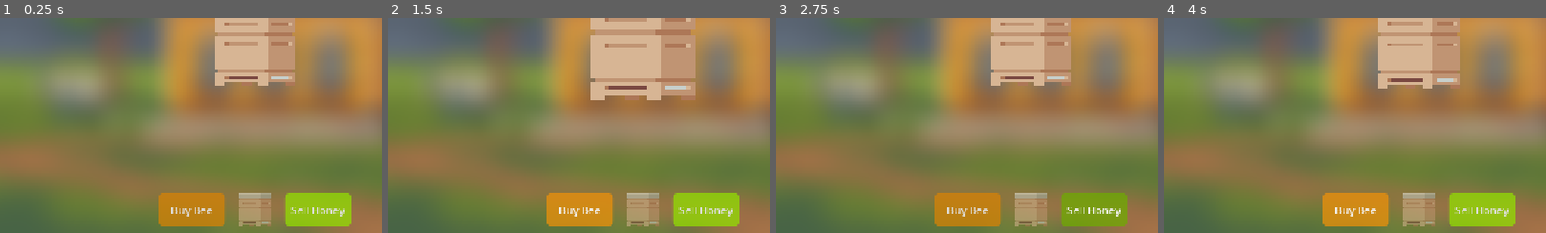
Above: before the commit, frames 1-4 (left to right).
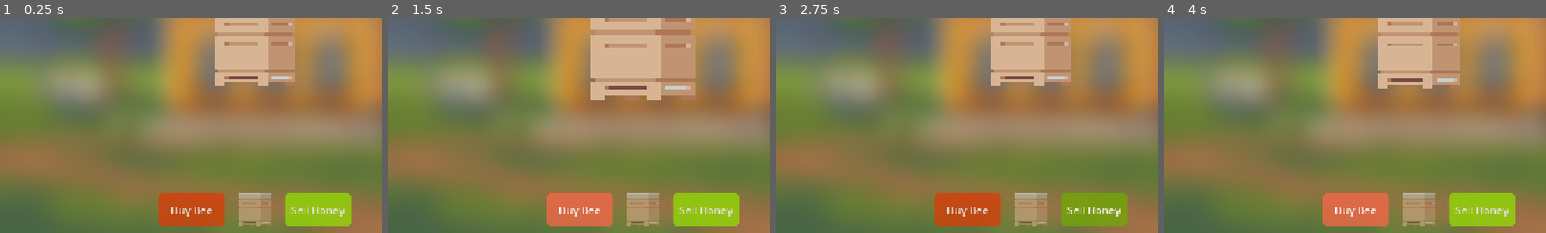
Above: after the commit, the same moments.

Repository: IceForBaking/beehiveDemo
Game: Godot game, scene res://scenes/world.tscn
Same seed, same stepped clock (60 frames per second), same inputs: the game is played once before the commit and once after it.
Inputs (mouse positions are % of the whole screen's width and height, from its top left):
- Up to frame 1 (0.25 s): no input
- Up to frame 2 (1.5 s): click (50, 55) at 0.5 s; click "Buy Bee" at 1.25 s
- Up to frame 3 (2.75 s): click "Sell Honey" at 2 s
- Up to frame 4 (4 s): click (50, 55) at 2.75 s; click "Buy Bee" at 3.5 s
The pictures show only the part of the screen within x 17-67%, y 50-100%; the shares and areas given below are measured in that part.

The runs differ from the first frame. In frame 1, 2.5% of the frame differs, in the area x 41-59%, y 81-97%; in frame 2, 2.5%; in frame 3, 2.5%; in frame 4, 2.5%.

Commit message:
add bee sound and and other fixes

Diff:
--- a/scenes/bee.gd
+++ b/scenes/bee.gd
@@ -6,6 +6,9 @@
 var b_size := randf_range(-100, 100)
 var center := Vector2()
 var update_from_bee := 1
+
+func _ready() -> void:
+	$AudioStreamPlayer2D.pitch_scale = randf_range(0.5, 1.2)
 
 func _process(delta):
 	randomize()
--- a/scenes/bee.tscn
+++ b/scenes/bee.tscn
@@ -1,7 +1,8 @@
-[gd_scene load_steps=5 format=3 uid="uid://mo4hdvyu6uif"]
+[gd_scene load_steps=6 format=3 uid="uid://mo4hdvyu6uif"]
 
 [ext_resource type="Texture2D" uid="uid://1pboqukeka4e" path="res://assets/beekeepin-set-transparent.png" id="1_1q2x0"]
 [ext_resource type="Script" uid="uid://mhjbpircv637" path="res://scenes/bee.gd" id="1_ogg2i"]
+[ext_resource type="AudioStream" uid="uid://bc7tt27fure5p" path="res://sounds/Bee-noise.mp3" id="3_ogg2i"]
 
 [sub_resource type="AtlasTexture" id="AtlasTexture_vie5o"]
 atlas = ExtResource("1_1q2x0")
@@ -22,4 +23,15 @@
 [node name="Timer" type="Timer" parent="."]
 autostart = true
 
+[node name="AudioStreamPlayer2D" type="AudioStreamPlayer2D" parent="."]
+stream = ExtResource("3_ogg2i")
+volume_db = -20.05
+pitch_scale = 0.5
+autoplay = true
+max_distance = 150.0
+attenuation = 1.8660663
+
+[node name="AudioListener2D" type="AudioListener2D" parent="."]
+current = true
+
 [connection signal="timeout" from="Timer" to="." method="_on_timer_timeout"]
--- a/scenes/beehive_container.gd
+++ b/scenes/beehive_container.gd
@@ -13,7 +13,8 @@
 	get_parent().add_child(bee)
 
 func _on_shop_beehive_beehive_spawn() -> void:
-	var beehive = beehive_scene.instantiate()
-	add_child(beehive)
-	Globals.beehive_update(beehive_update)
-	Globals.bee_update(Globals.RESET_BEE_COUNT)
+	if Globals.beehive != Globals.max_beehive:
+		var beehive = beehive_scene.instantiate()
+		add_child(beehive)
+		Globals.beehive_update(beehive_update)
+		Globals.bee_update(Globals.RESET_BEE_COUNT)
--- a/scenes/beehive_shop.gd
+++ b/scenes/beehive_shop.gd
@@ -32,5 +32,7 @@
 	if Globals.beehive == Globals.max_beehive:
 		if Globals.current_bee >= Globals.max_bee:
 			buy_bee_button.disabled = true
+		else:
+			buy_bee_button.disabled = false
 	elif Globals.current_bee < Globals.max_bee:
 		buy_bee_button.disabled = false
--- a/scenes/shop_beehive.gd
+++ b/scenes/shop_beehive.gd
@@ -23,7 +23,7 @@
 		BUY_STATE.ACTIVE:
 			modulate = Color("ffffff")
 
-	if Globals.current_bee >= Globals.max_bee:
+	if Globals.current_bee >= Globals.max_bee and Globals.beehive < Globals.max_beehive:
 		current_state = BUY_STATE.ACTIVE
 	else:
 		current_state = BUY_STATE.NOT_ACTIVE
@@ -50,7 +50,7 @@
 
 func _on_gui_input(event: InputEvent) -> void:
 
-	if is_used == true and Globals.current_bee >= Globals.max_bee:
+	if is_used == true and Globals.current_bee >= Globals.max_bee and Globals.beehive != Globals.max_beehive:
 
 		if event is InputEventMouseButton:
 
--- a/scenes/world.tscn
+++ b/scenes/world.tscn
@@ -34,21 +34,21 @@
 region = Rect2(218.73029, 104.21019, 147.77927, 111.1449)
 
 [sub_resource type="StyleBoxFlat" id="StyleBoxFlat_w7kh3"]
-bg_color = Color(0.847059, 0.509804, 0.0156863, 0.729412)
+bg_color = Color(0.8698677, 0.22287267, 0.017581971, 0.7294118)
 corner_radius_top_left = 7
 corner_radius_top_right = 7
 corner_radius_bottom_right = 7
 corner_radius_bottom_left = 7
 
 [sub_resource type="StyleBoxFlat" id="StyleBoxFlat_e3hyu"]
-bg_color = Color(0.847059, 0.431373, 0.0941176, 0.729412)
+bg_color = Color(0.87058824, 0.22352941, 0.015686275, 0.7294118)
 corner_radius_top_left = 7
 corner_radius_top_right = 7
 corner_radius_bottom_right = 7
 corner_radius_bottom_left = 7
 
 [sub_resource type="StyleBoxFlat" id="StyleBoxFlat_7r4gi"]
-bg_color = Color(0.937164, 0.567469, 0.0349699, 0.729412)
+bg_color = Color(0.99656504, 0.39562154, 0.2874455, 0.7294118)
 corner_radius_top_left = 7
 corner_radius_top_right = 7
 corner_radius_bottom_right = 7
Not shown, added: sounds/Bee-noise (mp3cut.net).mp3.import
Not shown, added: sounds/Bee-noise.mp3.import
Not shown, added: sounds/Bee-noise (mp3cut.net).mp3
Not shown, added: sounds/Bee-noise.mp3
